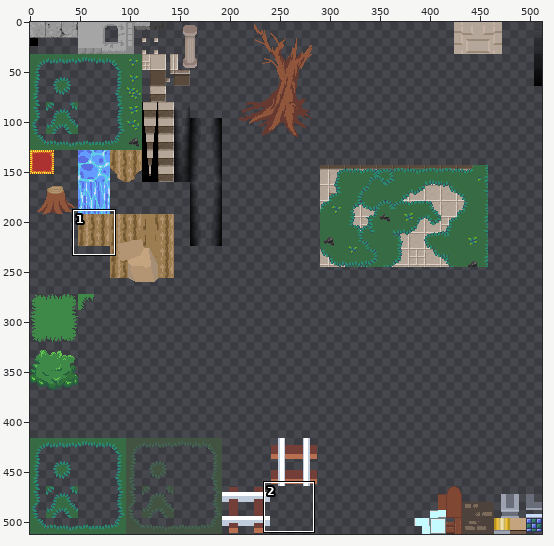
Sprite sheet, stored at assets/images/dungeon_tiles.png. Above, an overview of the earlier version with the close-up marked.
Close-up. Earlier state:
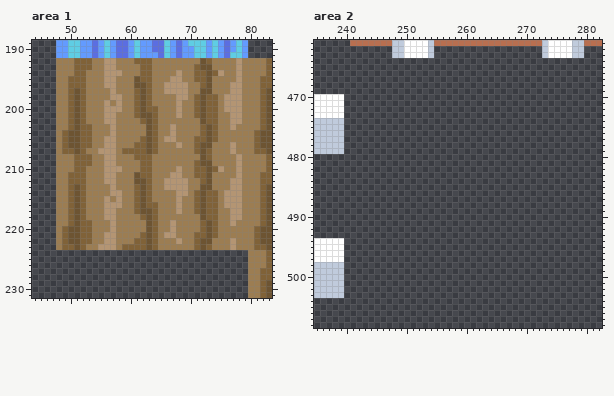
The file is 512x512 pixels. Pixels under 10% opacity are left out. Colours within 5 levels of each other are drawn and written as one. Shown: area 1: x 44..83, y 189..231; area 2: x 235..282, y 461..508. The commit also changed other parts of the picture, which this record leaves out.
New version:
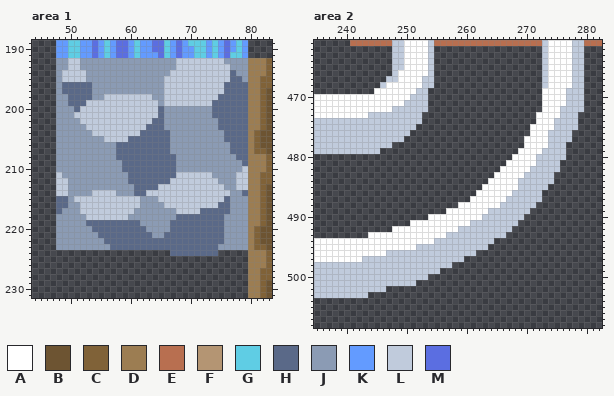
Palette (. is transparent): A #ffffff  B #6d5432  C #806238  D #9c7d52  E #b86f50  F #b49573  G #5fcde4  H #5a6988  J #8b9bb4  K #639bff  L #c0cbdc  M #5b6ee1
Diff:
Area 1:
y 192: x 48..79 DDDCCCDDFFDDDCCCDDDDDDDDBCDDDDFD -> JJLLJJJJJJJJJJJJJJJJLLLLLLLLJJJJ
y 193: x 48..79 DDDCCCDDFFDDDDCCDDDDDDDCBBDDDDFD -> JJLLJJJJJJJJJJJJJJJJLLLLLLLLLJJJ
y 194: x 48..79 DDDCCDDDFFFDDDCCDDDDFDDCCBCFDDFD -> JLLLLJJJJJJJJJJJJJJLLLLLLLLLLHJJ
y 195: x 48..79 DDCCCDDDFFDDDBCCDDDFFDDCCBDDDDFD -> JLLLLJJJJJJJJJJJJJLLLLLLLLLLLHHJ
y 196: x 48..79 DDCCCDDDFFDDDBBCDDFFFFDDCBDDDFFD -> JHHHHHJJJJJJJJJJJJLLLLLLLLLLHHHH
y 197: x 48..79 DDCBCDDDDFDDDCBCDDFFFFDDBBDDDFFD -> JHHHHHJJJJJJJJJJJJLLLLLLLLLLHHHH
y 198: x 48..79 DDCBCDDDDFFDDCBCDDDDFFDCBCCDFFFD -> JJHHHHJJLLLLLLLLJJLLLLLLLLLHHHHH
y 199: x 48..79 DDCBCDDDFDFDDCBCDDDDFDDCBCCDFFFD -> JJHHHLLLLLLLLLLLLJLLLLLLLLHHHHHH
y 200: x 48..79 DDCBCDDDFFFDDCBCCDDDFDDCBCCDFFFD -> JJJHLLLLLLLLLLLLLHJJJJJJJJHHHHHH
y 201: x 48..79 DDCBCDDDFFDDDCBBCDDDFDDCBCCDDFFD -> JJJLLLLLLLLLLLLLLHJJJJJJJJHHHHHH
y 202: x 48..79 DDCBCDDDFFDDDDCBCDDDDDDDBCCDDFFD -> JJJJLLLLLLLLLLLLHHJJJJJJJJJHHHHH
y 203: x 48..79 DDCBCCDDDFDDDDDBCDDFDDDDCBCDDFDD -> JJJJJLLLLLLLLLLHHHJJJJJJJJJHHHHH
y 204: x 48..79 DCBBCCDDDFDDDDDBCDDFDDDDCBCDDDDD -> JJJJJJLLLLLLLLHHHHHJJJJJJJJJHHHH
y 205: x 48..79 DCBBCCDDFFDDDDCBCDFFDDDCCBCDDDDD -> JJJJJJJJLLLLHHHHHHHJJJJJJJJJHHHH
y 206: x 48..79 DCBBCCDDFFDDDCCBCDDDFDDCBBDDDFDD -> JJJJJJJJJJHHHHHHHHHJJJJJJJJJJHHH
y 207: x 48..79 DCCBCDDFFFDCCCCBCDDDDDDCBCDDDFDD -> JJJJJJJJJJHHHHHHHHHJJJJJJJJJJHHH
y 208: x 48..79 DDDCCCDDFFDDDCCCDDDDDDDDBCDDDDFD -> JJJJJJJJJJHHHHHHHHHHJJJJJJJJJJHH
y 209: x 48..79 DDDCCCDDFFDDDDCCDDDDDDDCBBDDDDFD -> JJJJJJJJJJJHHHHHHHHHJJJJJJJJJJJH
y 210: x 48..79 DDDCCDDDFFFDDDCCDDDDFDDCCBCFDDFD -> JJJJJJJJJJJHHHHHHHHHJJJJJJJJJJJL
y 211: x 48..79 DDCCCDDDFFDDDBCCDDDFFDDCCBDDDDFD -> LJJJJJJJJJJJHHHHHHHHLLLLLLJJJJLL
y 212: x 48..79 DDCCCDDDFFDDDBBCDDFFFFDDCBDDDFFD -> LLJJJJJJJJJJHHHHHHHLLLLLLLLJJJLL
y 213: x 48..79 DDCBCDDDDFDDDCBCDDFFFFDDBBDDDFFD -> LLJJJJJJJJJJJHHHHLLLLLLLLLLLJJLL
y 214: x 48..79 DDCBCDDDDFFDDCBCDDDDFFDCBCCDFFFD -> LLJJJJLLLLJJJHHLLLLLLLLLLLLLLJJH
y 215: x 48..79 DDCBCDDDFDFDDCBCDDDDFDDCBCCDFFFD -> HHJLLLLLLLLLLLJJJLLLLLLLLLLLHJJJ
y 216: x 48..79 DDCBCDDDFFFDDCBCCDDDFDDCBCCDFFFD -> HHJJLLLLLLLLLLJJJJLLLLLLLLLHHJJJ
y 217: x 48..79 DDCBCDDDFFDDDCBBCDDDFDDCBCCDDFFD -> HJJJLLLLLLLLLJJJJJJJLLLLHHHHHJJJ
y 218: x 48..79 DDCBCDDDFFDDDDCBCDDDDDDDBCCDDFFD -> JJJJJLLLLLLLJJJJJJJJHHHHHHHHJJJJ
y 219: x 48..79 DDCBCCDDDFDDDDDBCDDFDDDDCBCDDFDD -> JJJJJHHHHHHHHHJJJJJHHHHHHHHHJJJJ
y 220: x 48..79 DCBBCCDDDFDDDDDBCDDFDDDDCBCDDDDD -> JJJJJJHHHHHHHHHJJJJHHHHHHHHHJJJJ
y 221: x 48..79 DCBBCCDDFFDDDDCBCDFFDDDCCBCDDDDD -> JJJJJJJHHHHHHHHHJJHHHHHHHHHHJJJJ
y 222: x 48..79 DCBBCCDDFFDDDCCBCDDDFDDCBBDDDFDD -> JJJJJJJJHHHHHHHHHHHHHHHHHHHHJJJJ
y 223: x 48..79 DCCBCDDFFFDCCCCBCDDDDDDCBCDDDFDD -> JJJJJJJJJHHHHHHHHHHHHHHHHHHJJJJJ
y 224: x 67..74 ........ -> HHHHHHHH
Area 2:
y 464..465: x 248..254 ....... -> LLAAAAL; x 273..279 ....... -> LAAAALL
y 466: x 248..254 ....... -> LAAAAAL; x 273..279 ....... -> LAAAALL
y 467: x 247..254 ........ -> LLAAAALL; x 273..279 ....... -> LAAAALL
y 468: x 246..254 ......... -> LAAAAAALL; x 273..279 ....... -> LAAAALL
y 469: x 245..253 ......... -> AAAAAAALL; x 273..279 ....... -> AAAALLL
y 470: x 240..253 .............. -> AAAAAAAAAAALLL; x 273..279 ....... -> AAAALLL
y 471: x 240..253 .............. -> AAAAAAAAAALLLL; x 273..279 ....... -> AAAALLL
y 472: x 240..253 .............. -> AAAAAAAALLLLLL; x 273..279 ....... -> AAALLLL
y 473: x 240..252 ............. -> AAAALLLLLLLLL; x 272..278 ....... -> AAAALLL
y 474: x 240..252 ............. -> LLLLLLLLLLLLL; x 272..278 ....... -> AAALLLL
y 475: x 240..251 ............ -> LLLLLLLLLLLL; x 271..278 ........ -> AAAALLLL
y 476: x 240..250 ........... -> LLLLLLLLLLL; x 271..277 ....... -> AAALLLL
y 477: x 240..249 .......... -> LLLLLLLLLL; x 270..277 ........ -> AAAALLLL
y 478: x 240..247 ........ -> LLLLLLLL; x 270..276 ....... -> AAAALLL
y 479: x 240..245 ...... -> LLLLLL; x 269..276 ........ -> AAAALLLL
y 480: x 268..276 ......... -> AAAALLLLL
y 481: x 267..275 ......... -> AAAAALLLL
y 482: x 266..275 .......... -> AAAAALLLLL
y 483: x 265..274 .......... -> AAAAALLLLL
y 484: x 264..274 ........... -> AAAAALLLLLL
y 485: x 263..273 ........... -> AAAAAALLLLL
y 486: x 262..272 ........... -> AAAAAALLLLL
y 487: x 261..272 ............ -> AAAAAALLLLLL
y 488: x 259..271 ............. -> AAAAAAALLLLLL
y 489: x 257..270 .............. -> AAAAAAALLLLLLL
y 490: x 254..269 ................ -> AAAAAAAAALLLLLLL
y 491: x 251..268 .................. -> AAAAAAAAAALLLLLLLL
y 492: x 248..267 .................... -> AAAAAAAAAAALLLLLLLLL
y 493: x 244..266 ....................... -> AAAAAAAAAAAAALLLLLLLLLL
y 494: x 240..264 ......................... -> AAAAAAAAAAAAAAALLLLLLLLLL
y 495: x 240..263 ........................ -> AAAAAAAAAAAALLLLLLLLLLLL
y 496: x 240..261 ...................... -> AAAAAAALLLLLLLLLLLLLLL
y 497: x 240..259 .................... -> AAALLLLLLLLLLLLLLLLL
y 498: x 240..257 .................. -> LLLLLLLLLLLLLLLLLL
y 499: x 240..255 ................ -> LLLLLLLLLLLLLLLL
y 500: x 240..253 .............. -> LLLLLLLLLLLLLL
y 501: x 240..251 ............ -> LLLLLLLLLLLL
y 502: x 240..246 ....... -> LLLLLLL
y 503: x 240..243 .... -> LLLL
Pixel boxes of the changes (left, top, right, bottom) in both close-ups:
changed: (56, 58, 248, 256)
added: (344, 58, 584, 298)
